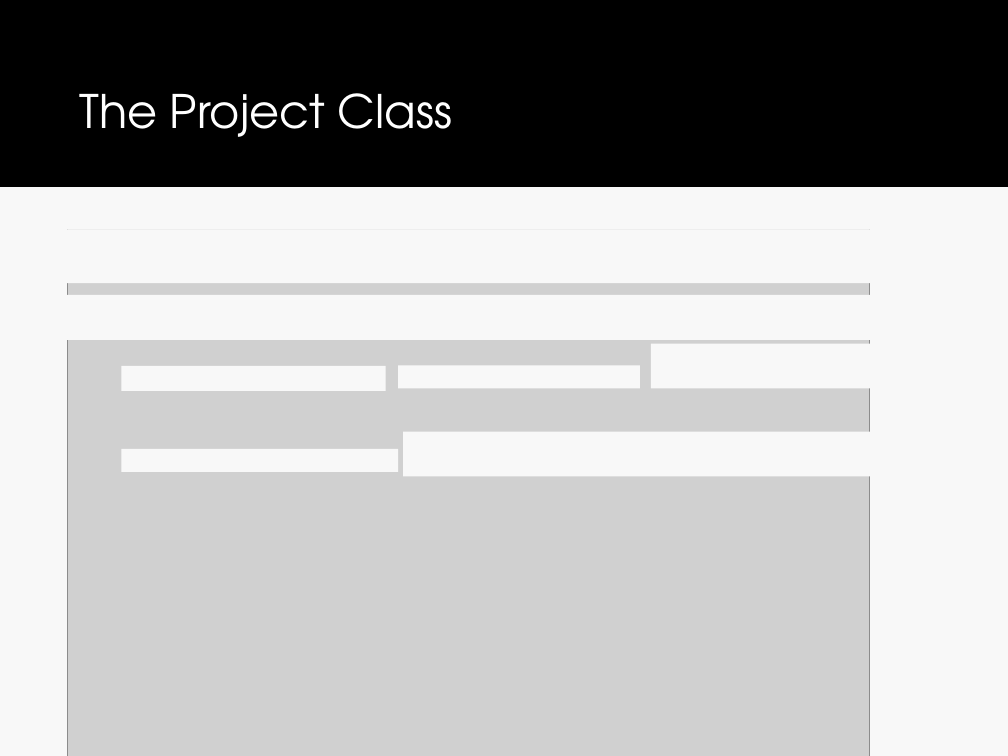
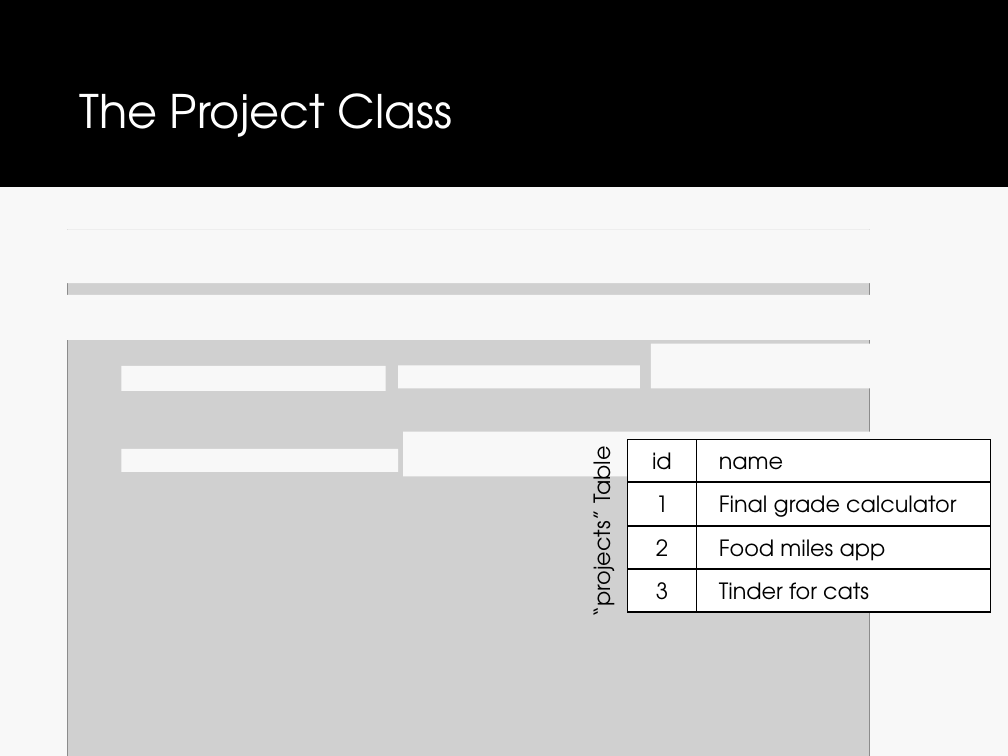
Before and after one commit to drslock/SPE2018, a slide deck: slide 10 of Lecture Slides/13 Spring CRUD.pptx. Drawn at 1008x756 pixels with LibreOffice and Linux fonts; fonts in the diff are those of the drawing; grey boxes stand for pictures. Boxes give left, top, right and bottom in pixels: in the first picture for what was removed or moved away, otherwise in the second. Text is boxed around its words. In the diff, an @@ line names an element or a change of style, - is before the commit and + after.

```diff
--- a/Lecture Slides/13 Spring CRUD.pptx
+++ b/Lecture Slides/13 Spring CRUD.pptx
@@ text added at bbox=[584, 451, 622, 615], 16 pt, text #000000 @@
+“projects” Table
@@ group added at bbox=[628, 439, 990, 612]: 8 rectangles @@
+id
+name
+1
+Final grade calculator
+2
+Food miles app
+3
+Tinder for cats
```
Also in this commit, not shown: 2 other slides changed, 1 other file.
